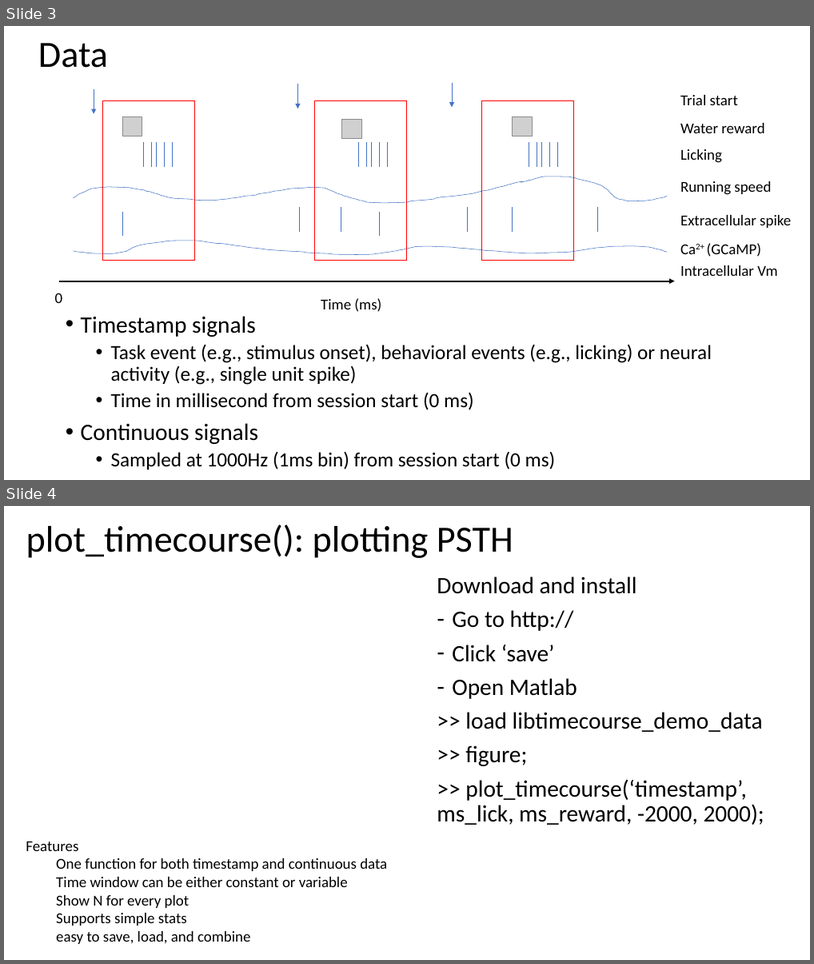
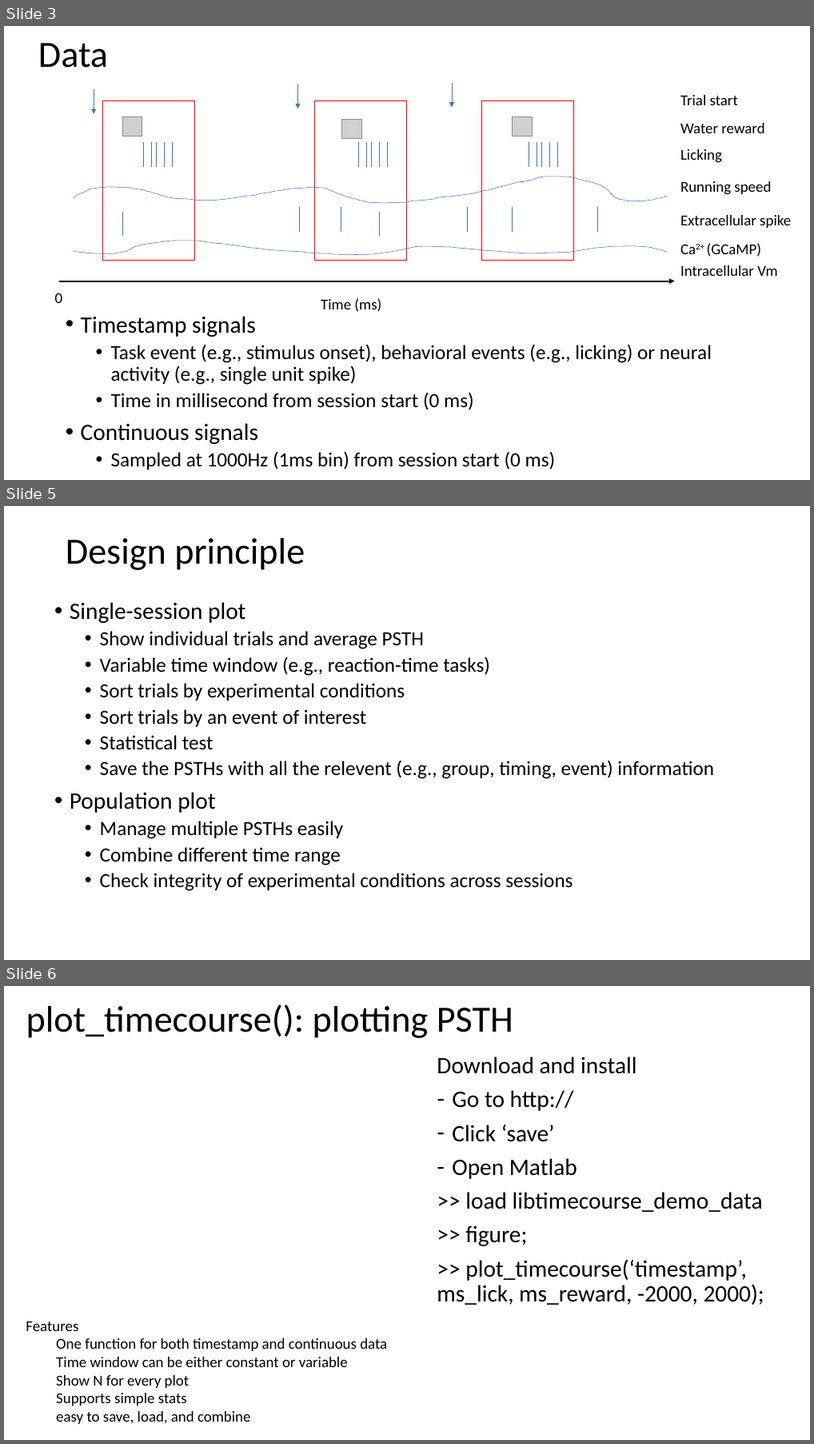
Before and after one commit to HRKimLab/libkm, a slide deck: A Matlab toolbox for single unit analysis_v2.pptx. Shown one above the other, each under a label of ours: slides 3 and 4 before the commit, slides 3, 5 and 6 after it; the slides between them are not shown. The pictures are 814x964 and 814x1444 pixels, drawn with LibreOffice and Linux fonts; fonts in the diff are those of the drawing; grey boxes stand for pictures. Boxes give left, top, right and bottom in pixels: in the first picture for what was removed or moved away, otherwise in the second. Text is boxed around its words. In the diff, an @@ line names an element or a change of style, - is before the commit and + after.

```diff
--- a/A Matlab toolbox for single unit analysis_v2.pptx
+++ b/A Matlab toolbox for single unit analysis_v2.pptx
@@ slide 5 added at [4,506,810,960], background #FFFFFF @@
@@ title added at [66,538,305,570], 44 pt, text #000000 @@
+Design principle
@@ text added at [70,602,714,891], 24 pt, text #000000 @@
+• Single-session plot
+  • Show individual trials and average PSTH
+  • Variable time window (e.g., reaction-time tasks)
+  • Sort trials by experimental conditions
+  • Sort trials by an event of interest
+  • Statistical test
+  • Save the PSTHs with all the relevent (e.g., group, timing, event) information
+• Population plot
+  • Manage multiple PSTHs easily
+  • Combine different time range
+  • Check integrity of experimental conditions across sessions
@@ what was slide 4 is now slide 6 @@
```
Also in this commit, not shown: 1 other slide added, 4 other files.
